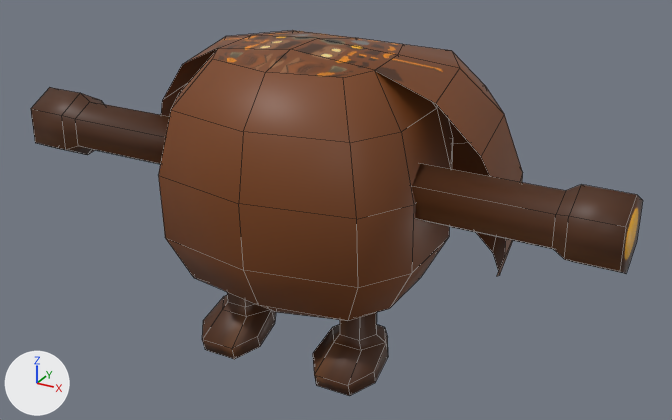
Renders of the Blender file 3D/mechs/NEW/mech_005.blend from each side of a commit.
One viewpoint serves both versions: a 50 mm lens placed at (3.63, -6.15, 4.85), pointed at (0.08, 0.3, 1.63). Every picture has the same lights, and +X, +Y and +Z are marked at lower left. Mesh edges are drawn as thin lines.
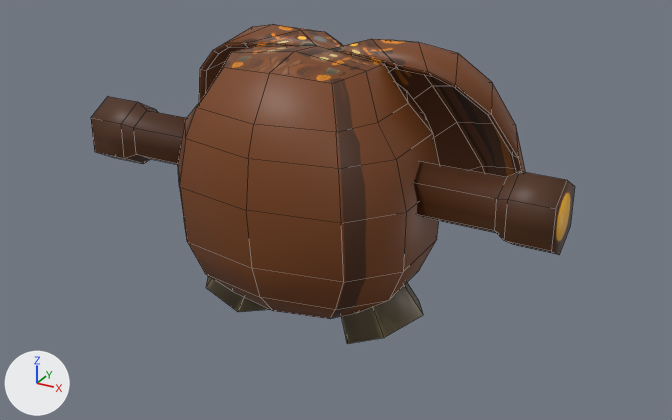
The change, as a diff of the scene's bpy script:
```diff
--- a/3D/mechs/NEW/mech_005.blend.py
+++ b/3D/mechs/NEW/mech_005.blend.py
@@ me_plane @@
 # used by ob_plane; location = (0.0, 0.0, 0.0)
-me_plane.from_pydata(...)  # 116 vertices, 95 faces; spans x 0.0..2.63, y -1.02..1.62, z 0.48..3.14
+me_plane.from_pydata(...)  # 126 vertices, 111 faces; spans x 0.0..2.11, y -0.93..1.61, z 0.96..3.12
+# me_plane part 1: the loose piece of 60 vertices spanning x 0.0..1.67, y -1.02..1.62, z 0.93..3.14 is rebuilt with 56 vertices and now spans x 0.0..1.62, y 0.13..1.61, z 1.27..3.12
+# me_plane part 2: a new loose piece of 46 vertices spanning x 0.0..1.05, y -0.93..0.98, z 0.96..3.12, in mat_bot_000 (picture img_bot_000)
+# me_plane part 3: a new loose piece of 24 vertices spanning x 0.82..2.11, y -0.24..0.24, z 1.81..2.4, in mat_bot_000 (picture img_bot_000)
+# me_plane part 4: the loose piece of 32 vertices spanning x 0.27..0.84, y -0.65..0.07, z 0.48..1.11 is deleted
+# me_plane part 5
+# 24 vertices are removed from x 1.05..2.63, y -0.44..0.07, z 1.87..2.46
+# 20 faces are deleted
 me_plane.materials.append(mat_bot_000)
@@ me_plane_003 @@
 me_plane_003.from_pydata(...)  # 12 vertices, 7 faces; spans x -0.62..0.62, y 0.584..1.722, z 0.526..1.663
 # used by ob_plane_001; location = (0.0, 0.0, 0.0)
-me_plane_003.vertices[0].co = (0.62, 1.341, 0.906)  # pixel (437, 251)
-me_plane_003.vertices[1].co = (0.284, 1.722, 1.287)
-me_plane_003.vertices[2].co = (-0.284, 1.722, 1.287)
-me_plane_003.vertices[3].co = (-0.62, 1.341, 0.906)
-me_plane_003.vertices[4].co = (-0.284, 0.961, 0.526)
-me_plane_003.vertices[5].co = (0.284, 0.961, 0.526)
-me_plane_003.vertices[6].co = (0.446, 0.858, 1.389)
-me_plane_003.vertices[7].co = (0.23, 1.132, 1.663)
-me_plane_003.vertices[8].co = (-0.446, 0.858, 1.389)
-me_plane_003.vertices[9].co = (-0.23, 0.584, 1.115)
-me_plane_003.vertices[10].co = (0.23, 0.584, 1.115)
-me_plane_003.vertices[11].co = (-0.23, 1.132, 1.663)
+# me_plane_003 part 6
+me_plane_003.vertices[0].co = (1.064, 0.0, 1.013)  # pixel (423, 315)
+me_plane_003.vertices[1].co = (0.875, 0.342, 0.925)  # pixel (419, 301)
+me_plane_003.vertices[2].co = (0.54, 0.342, 0.769)
+me_plane_003.vertices[3].co = (0.351, 0.0, 0.68)
+me_plane_003.vertices[4].co = (0.54, -0.342, 0.769)  # pixel (347, 343)
+me_plane_003.vertices[5].co = (0.875, -0.342, 0.925)  # pixel (384, 337)
+me_plane_003.vertices[6].co = (0.746, 0.0, 1.417)
+me_plane_003.vertices[7].co = (0.625, 0.24, 1.36)
+me_plane_003.vertices[8].co = (0.246, 0.0, 1.183)
+me_plane_003.vertices[9].co = (0.367, -0.24, 1.24)
+me_plane_003.vertices[10].co = (0.625, -0.24, 1.36)
+me_plane_003.vertices[11].co = (0.367, 0.24, 1.24)
 me_plane_003.materials.append(mat_bot_000)
@@ ob_plane_001 @@
 ob_plane_001.location = (0.0, 0.0, 0.0)
+_m = ob_plane_001.modifiers.new('Mirror', 'MIRROR')
```

Location of each change, [x1, y1, x2, y2] in pixels of the pictures (672 x 420 px):
'Plane', reshaped (21% narrower, 19% shorter)
    before: [31, 30, 643, 396]
    after: [91, 24, 575, 319]
'Plane.001', reshaped, modifiers changed (not visible before)
    after: [206, 276, 423, 344]
part 1 of me_plane, rebuilt
    before: [158, 30, 523, 321]
    after: [199, 24, 525, 177]
part 2 of me_plane, added (brown)
    after: [178, 46, 439, 319]
part 3 of me_plane, added (brown)
    after: [91, 96, 575, 255]
part 4 of me_plane, deleted (brown)
    before: [202, 292, 388, 396]
part 5 of me_plane, deleted (brown)
    before: [31, 87, 643, 274]
